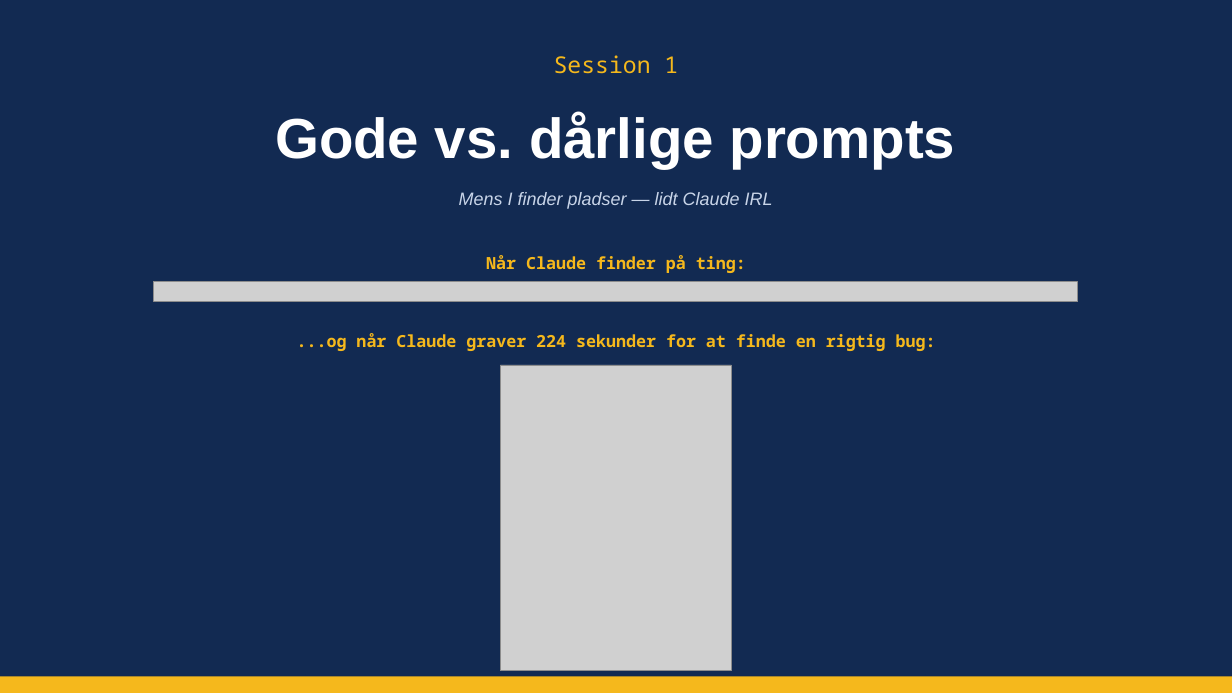
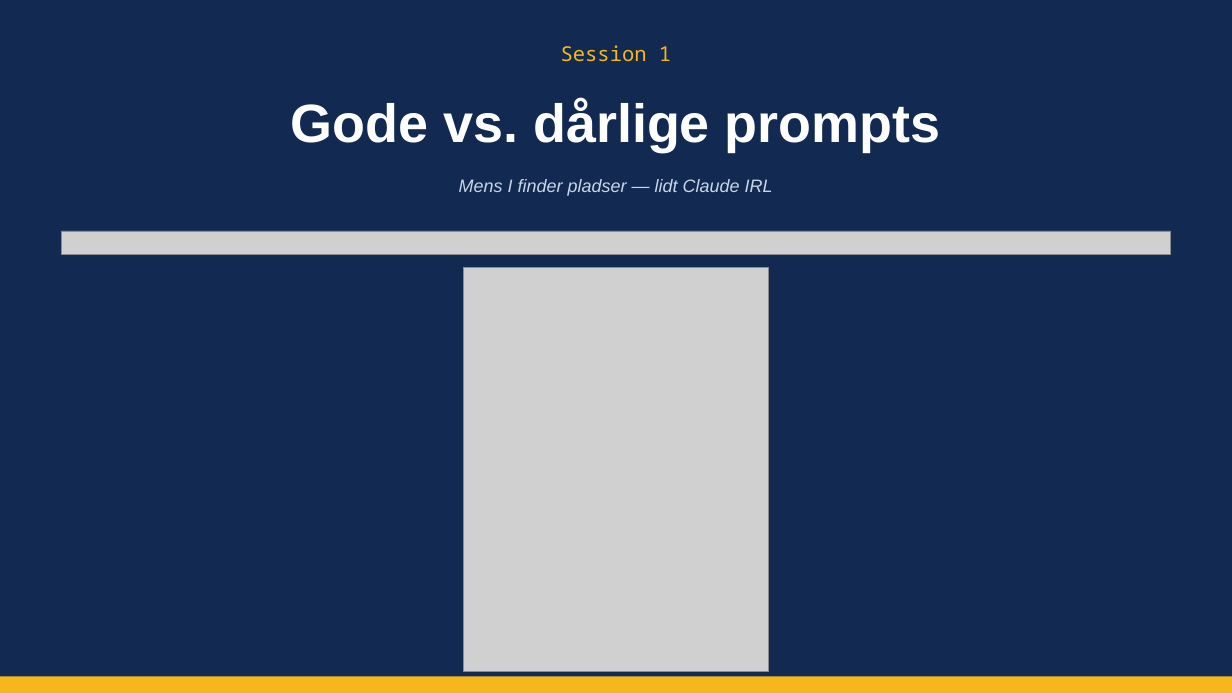
Before and after one commit to MatiasGramkow/EDCxClaudeWorkshop, a slide deck: slide 1 of slides/session1.pptx. Drawn at 1232x693 pixels with LibreOffice and Linux fonts; fonts in the diff are those of the drawing; grey boxes stand for pictures. Boxes give left, top, right and bottom in pixels: in the first picture for what was removed or moved away, otherwise in the second. Text is boxed around its words. In the diff, an @@ line names an element or a change of style, - is before the commit and + after.

```diff
--- a/slides/session1.pptx
+++ b/slides/session1.pptx
@@ text "Session 1": place and size @@
-text "Session 1" at <box>554,55,678,74</box>
+text "Session 1" at <box>561,45,671,62</box>
@@ text "Session 1" at <box>561,45,671,62</box>: size 18 to 16 pt @@
@@ text "Gode vs. dårlige prompts": place and size @@
-text "Gode vs. dårlige prompts" at <box>275,114,956,169</box>
+text "Gode vs. dårlige prompts" at <box>291,99,940,151</box>
@@ text "Gode vs. dårlige prompts" at <box>291,99,940,151</box>: size 44 to 42 pt @@
@@ text "Mens I finder pladser — ...": place and size @@
-text "Mens I finder pladser — ..." at <box>459,192,773,209</box>
+text "Mens I finder pladser — ..." at <box>459,179,773,196</box>
@@ picture: place and size @@
-picture at <box>154,282,1079,301</box>
+picture at <box>62,231,1171,255</box>
@@ picture: place and size @@
-picture at <box>501,365,732,671</box>
+picture at <box>464,268,769,672</box>
@@ text removed at <box>486,255,746,273</box> @@
-Når Claude finder på ting:
@@ text removed at <box>297,333,936,351</box> @@
-...og når Claude graver 224 sekunder for at finde en rigtig bug:
```
Also in this commit, not shown: 1 other file.
